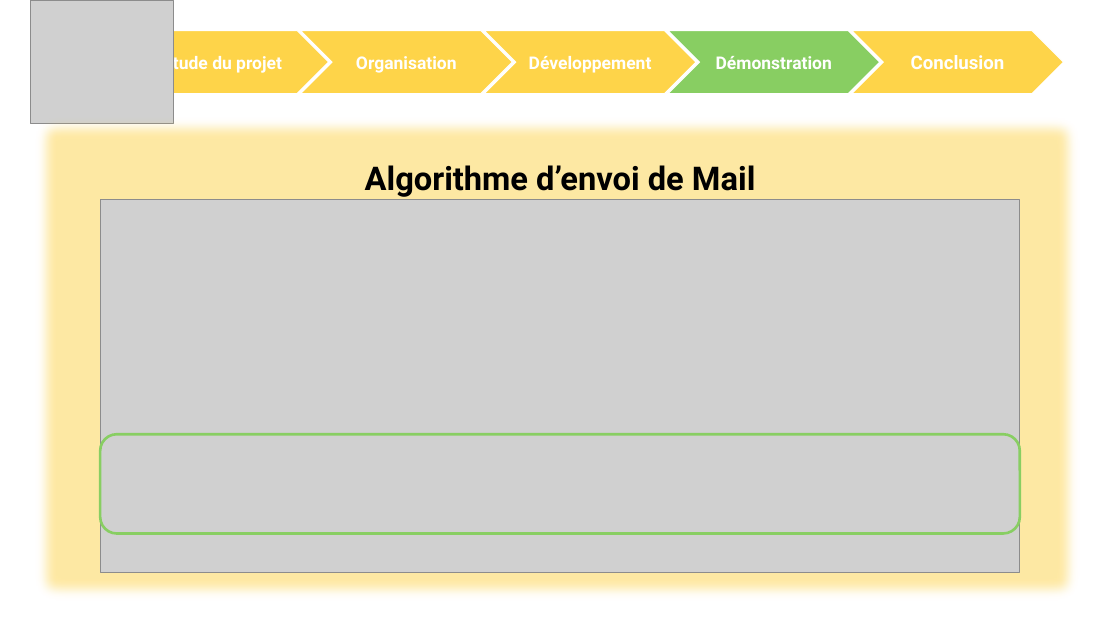
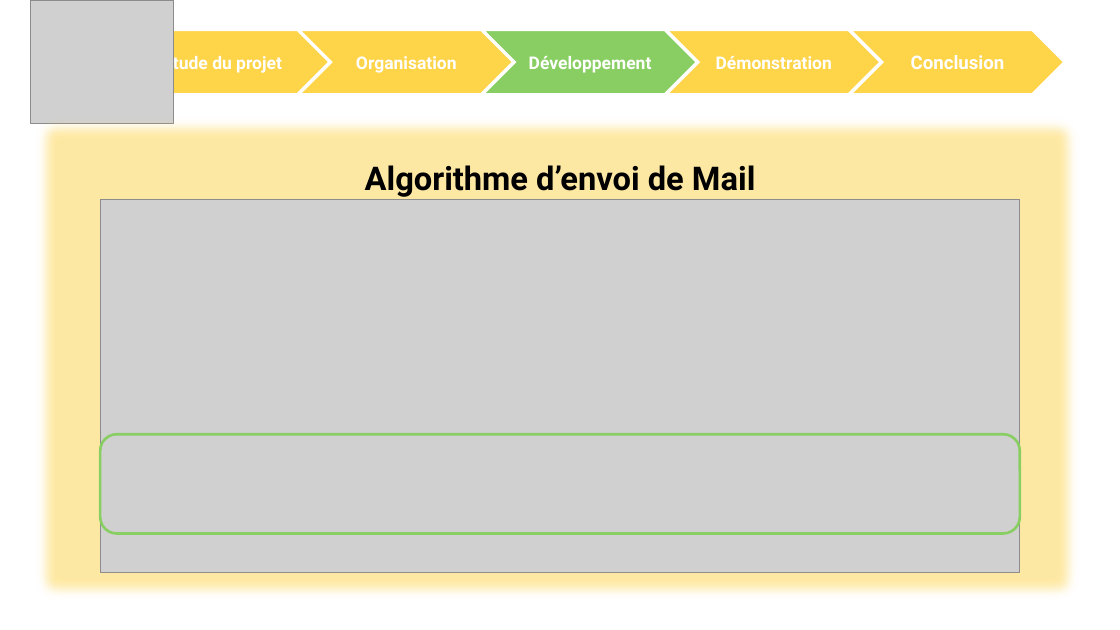
Before and after one commit to ChampemeDylan/UPOP, a slide deck: slide 22 of DIAPO.pptx. Drawn at 1120x630 pixels with LibreOffice and Linux fonts; fonts in the diff are those of the drawing; grey boxes stand for pictures; background and template pictures are left out. Boxes give left, top, right and bottom in pixels: in the first picture for what was removed or moved away, otherwise in the second. Text is boxed around its words. In the diff, an @@ line names an element or a change of style, - is before the commit and + after.

```diff
--- a/DIAPO.pptx
+++ b/DIAPO.pptx
@@ chevron "Développement" at (x1=484, y1=30, x2=697, y2=93): fill #FED449 to #88CE62 @@
@@ chevron "Démonstration" at (x1=668, y1=30, x2=881, y2=93): fill #88CE62 to #FED449 @@
```
Also in this commit, not shown: 5 other slides changed.
